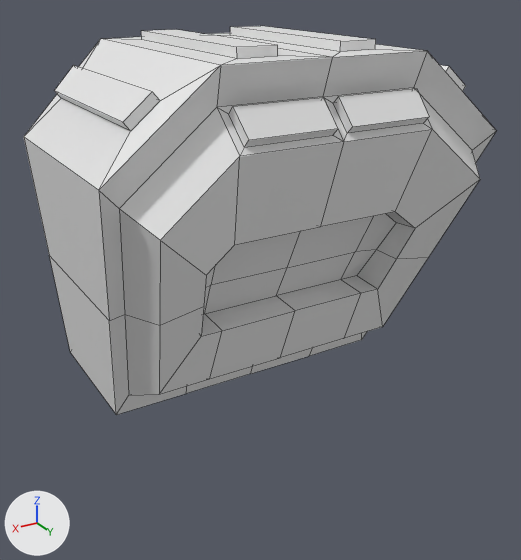
A saved change to the Blender file mech.blend.
One viewpoint serves both versions: a 50 mm camera at (2.0, 3.71, 1.36) aimed at (-0.23, 0.0, -0.49). Arrows for +X, +Y and +Z are at lower left; the lights stay in place. Mesh edges are drawn as thin lines.

Names of what the first picture shows: 'Cockpit'.
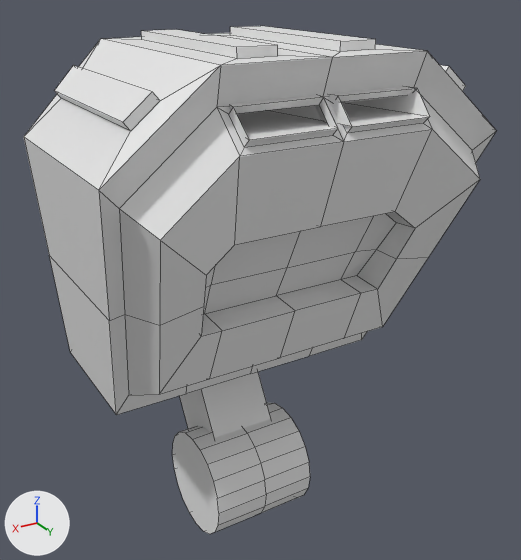
Pixel boxes [x1, y1, x2, y2] of what changed, in the pictures (521 x 560 px):
'Cylinder', added
    after: [172, 402, 310, 534]
'Cube', added
    after: [180, 372, 271, 438]
part 1 of me_cockpit, built on
    before: [233, 88, 429, 140]
    after: [229, 87, 429, 140]

Edits to the bpy script that builds the scene:
```text
Change me_cockpit:
    where me_cockpit.from_pydata(...)  # 83 vertices, 73 faces; spans x 0.0..1.12, y -1.33..1.12, z -1.0..1.05
    used by ob_cockpit; location = (0.0, 0.0, 0.0)
    verts and faces of me_cockpit; kept vertices keep their numbers, new ones are numbered from 83
    before: 79 (0.04, 1.12, 0.71) at pixel (338, 128), 80 (0.04, 1.0, 0.83) at pixel (324, 97), 81 (0.51, 1.0, 0.83) at pixel (232, 106), 82 (0.5, 1.12, 0.71) at pixel (248, 140)
    me_cockpit part 1
    add delete_faces([(79, 80, 81, 82)])
    add for new, old in zip([83, 84, 85], [79, 80, 81]): verts[new] = verts[old] + (-0.27, -1.26, 0.0)
    add verts[86] = (0.23, -0.13, 0.71)
    add faces += [(79, 83, 86, 82), (83, 84, 85, 86), (80, 81, 85, 84), (81, 82, 86, 85), (79, 80, 84, 83)]
Add me_cylinder:
    me_cylinder.from_pydata(...)  # 40 vertices, 21 faces; spans x 0.0..1.0, y -1.0..1.0, z -1.0..1.0
Add me_cube_001:
    me_cube_001.from_pydata(...)  # a box spanning x -1.0..1.0, y -1.0..1.0, z -1.0..1.0
Add ob_cylinder:
    ob_cylinder = bpy.data.objects.new('Cylinder', me_cylinder)
    ob_cylinder.location = (0.011, 0.116, -1.798)
    ob_cylinder.scale = (0.349, 0.349, 0.349)
    _m = ob_cylinder.modifiers.new('Mirror', 'MIRROR')
    _m.use_clip = True
Add ob_cube:
    ob_cube = bpy.data.objects.new('Cube', me_cube_001)
    ob_cube.location = (0.011, -0.207, -1.249)
    ob_cube.rotation_euler = (0.539, 0.0, 0.0)  # degrees (31, 0, 0)
    ob_cube.scale = (0.217, 0.217, 0.454)
```
